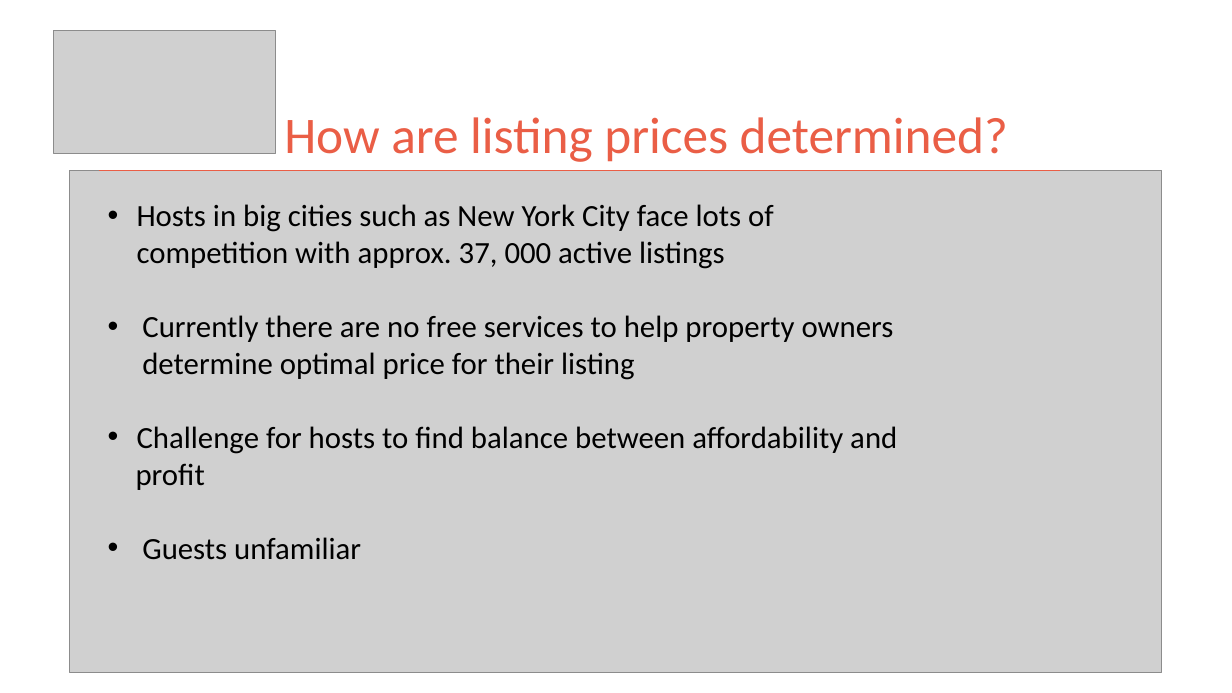
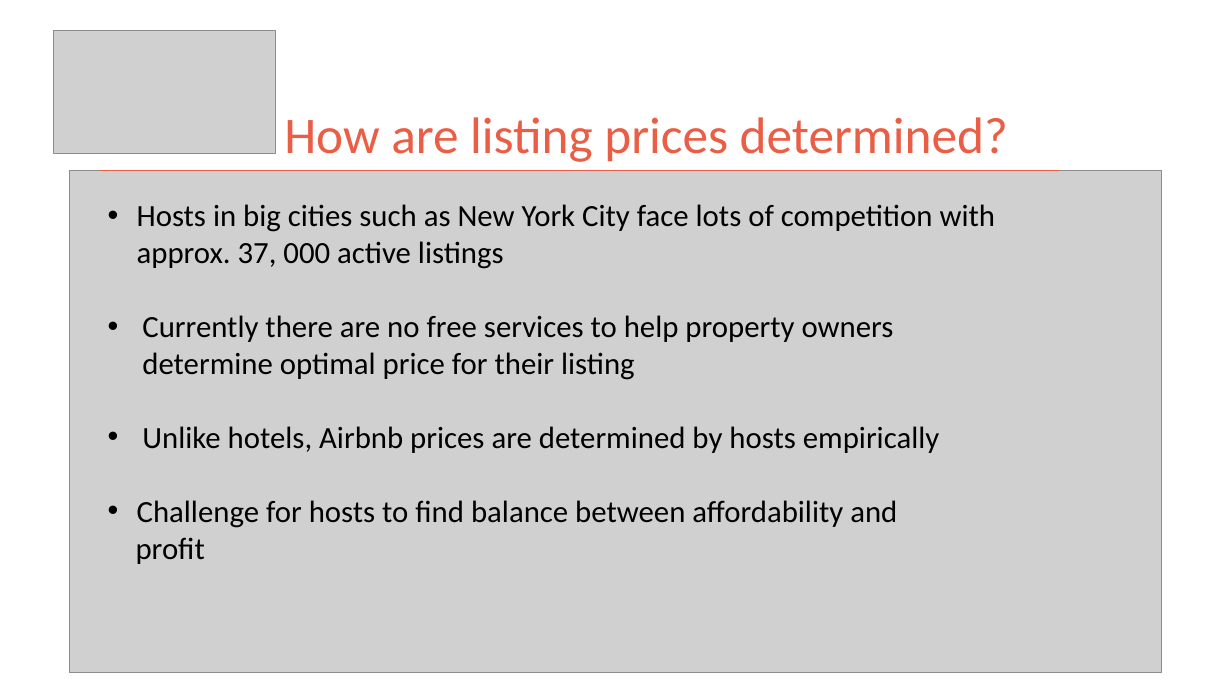
Before and after one commit to kman4/AirbnbPredictions, a slide deck: slide 2 of Airbnb Price Predictions (Model).pptx. Drawn at 1232x693 pixels with LibreOffice and Linux fonts; fonts in the diff are those of the drawing; grey boxes stand for pictures. Boxes give left, top, right and bottom in pixels: in the first picture for what was removed or moved away, otherwise in the second. Text is boxed around its words. In the diff, an @@ line names an element or a change of style, - is before the commit and + after.

```diff
--- a/Airbnb Price Predictions (Model).pptx
+++ b/Airbnb Price Predictions (Model).pptx
@@ text at (x1=142, y1=426, x2=940, y2=453): paragraph added @@
+• Unlike hotels, Airbnb prices are determined by hosts empirically
@@ text at (x1=142, y1=537, x2=361, y2=560): paragraph removed @@
-• Guests unfamiliar
```
